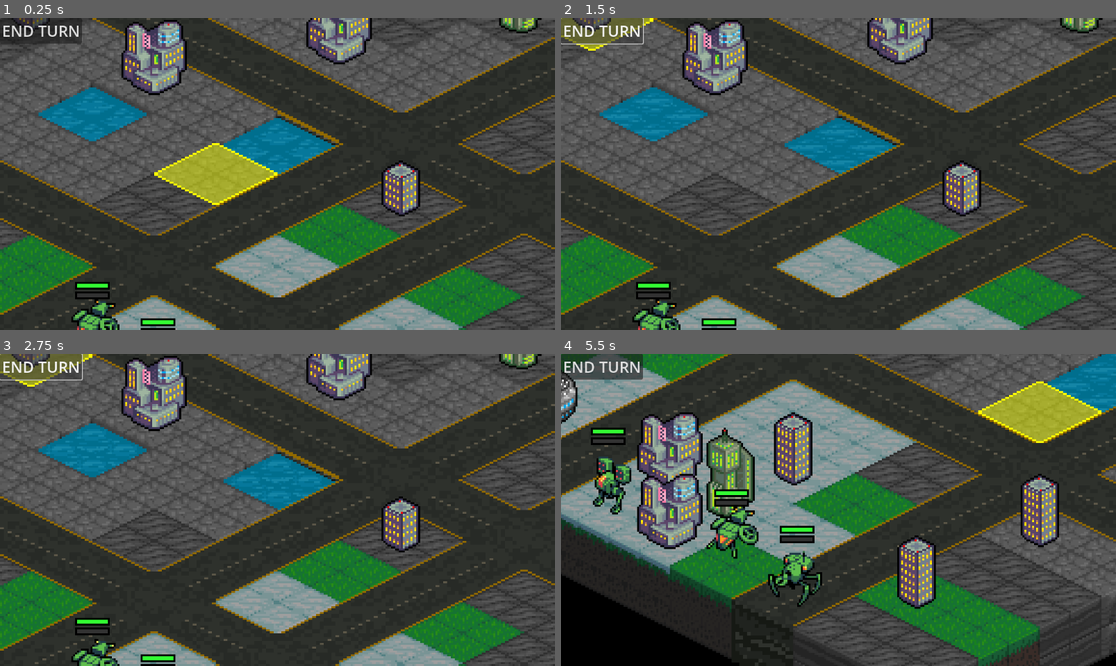
Above: before the commit, frames 1-4 (two rows, left to right).
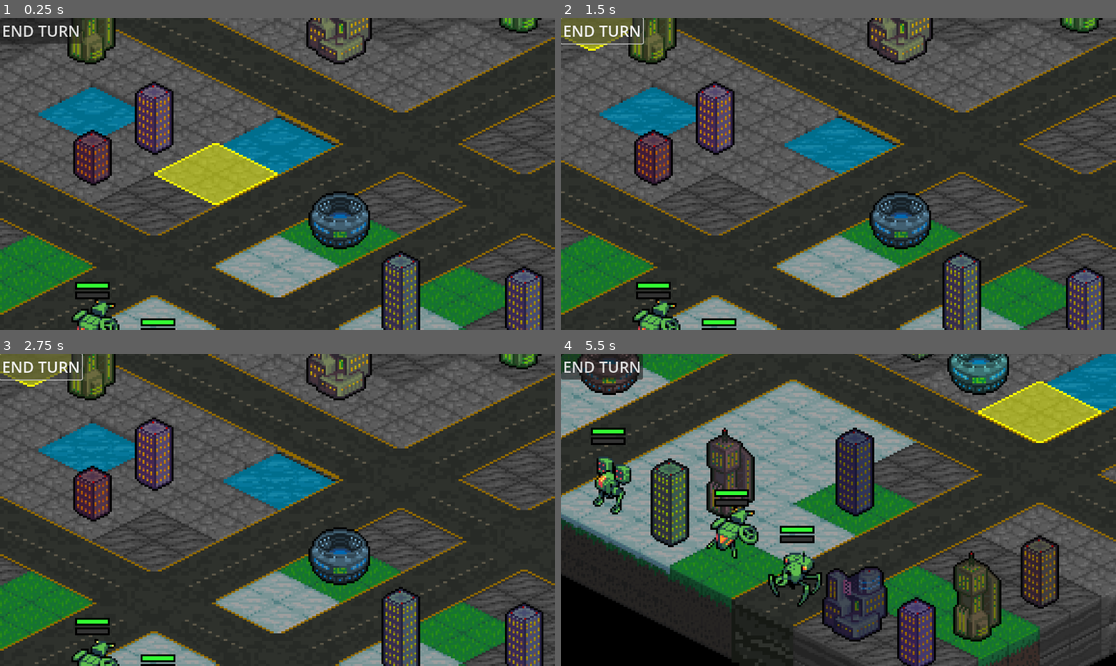
Above: after the commit, the same moments.

Repository: Tekknobot/Terrain
Game: Godot game, scene res://Scenes/Main.tscn
Same seed, same stepped clock (60 frames per second), same inputs: the game is played once before the commit and once after it.
Inputs (mouse positions are in pixels of both pictures, inside the frame that each line leads up to):
- Up to frame 1 (0.25 s): no input
- Up to frame 2 (1.5 s): click "END TURN" at 0.5 s; click "END TURN" at 1.25 s
- Up to frame 3 (2.75 s): click "END TURN" at 2 s
- Up to frame 4 (5.5 s): tap Enter at 2.75 s; move the mouse to (960, 494) at 2.77 s; tap 1 at 2.85, 4.35 s; click (960, 494) at 2.92 s; tap Space at 3.02 s; drag from (727, 525) to (716, 372) at 3.52 s; move the mouse to (894, 441) at 4.27 s; click (894, 441) at 4.42 s; drag from (810, 572) to (1016, 403) at 5.02 s

The runs differ from the first frame. In frame 1, 12% of the frame differs, in the area x 2-98%, y 0-100%; in frame 2, 12%; in frame 3, 12%; in frame 4, 20%, in the area x 0-90%, y 0-100%.
Error in both runs: Invalid access to property or key 'process_frame' on a base object of type 'null instance'. (res://Scripts/Unit.gd:75)

Commit message:
Push for day.

Diff:
--- a/Scripts/BattleGrid.gd
+++ b/Scripts/BattleGrid.gd
@@ -673,6 +673,13 @@
 		elif structure.has_variable("tile_pos"):
 			structure.tile_pos = pos
 
+		# Randomly modulate the structure's color within a mid-range.
+		# This keeps the RGB values between 0.4 and 0.8.
+		var r = randf_range(0.4, 0.8)
+		var g = randf_range(0.4, 0.8)
+		var b = randf_range(0.4, 0.8)
+		structure.modulate = Color(r, g, b, 1)
+
 		# Add the structure to the "Structures" group.
 		structure.add_to_group("Structures")
 
--- a/Scripts/TurnManager.gd
+++ b/Scripts/TurnManager.gd
@@ -46,25 +46,16 @@
 		tile + Vector2i(0, -1)
 	]
 
-func find_detour(tile: Vector2i, tilemap) -> Vector2i:
-	# Use a BFS to search for a tile that is walkable, not water, and unoccupied.
-	var frontier = [tile]
-	var visited = { tile: true }
-
-	while frontier.size() > 0:
-		var current = frontier.pop_front()
-		for neighbor in get_adjacent_tiles(current):
-			# Optionally, check boundaries if needed:
-			# if not tilemap.is_within_bounds(neighbor):
-			#     continue
-			if visited.has(neighbor):
-				continue
-			visited[neighbor] = true
-			if tilemap._is_tile_walkable(neighbor) and not tilemap.is_water_tile(neighbor) and not tilemap.is_tile_occupied(neighbor):
-				return neighbor
-			frontier.append(neighbor)
-
-	# If no suitable detour is found, return the original tile.
+func find_detour(tile: Vector2i, tilemap, target: Vector2i, movement_range: int) -> Vector2i:
+	var path = tilemap.get_weighted_path(tile, target)
+	if path.is_empty():
+		return tile
+	# Limit the search to the first 'movement_range' steps (or the path length, whichever is smaller)
+	var max_index = min(path.size() - 1, movement_range)
+	# Search backward from the furthest reachable tile toward the start.
+	for i in range(max_index, 0, -1):
+		if not tilemap.is_water_tile(path[i]):
+			return path[i]
 	return tile
 
 
@@ -94,92 +85,47 @@
 
 	while active_unit_index < active_units.size():
 		var unit = active_units[active_unit_index]
-
 		if not is_instance_valid(unit):
 			active_unit_index += 1
 			continue
 
 		if team == Team.ENEMY and not unit.is_player:
 			print("🤖 Enemy taking turn:", unit.name)
-
 			var tilemap = get_tree().get_current_scene().get_node("TileMap")
 
+			# If there's an adjacent enemy, skip movement and just attack.
 			if unit.has_method("has_adjacent_enemy") and unit.has_adjacent_enemy():
 				print("⚔️ Enemy", unit.name, "has adjacent target. Skipping movement.")
 				unit.has_moved = true
 				await _run_safe_enemy_action(unit)
 				return
 
+			# Find a target (weakest or closest).
 			var target = find_weakest_enemy(unit)
 			if not target:
 				target = find_closest_enemy(unit)
 
+			# Compute the path to the target if it exists.
 			var path = []
-			while target:
+			if target:
 				tilemap.update_astar_grid()
 				path = await unit.compute_path(unit.tile_pos, target.tile_pos)
 
-				var has_valid_step = false
-				for i in range(1, path.size()):
-					var step = path[i]
-					if tilemap._is_tile_walkable(step) and not tilemap.is_water_tile(step) and not tilemap.is_tile_occupied(step):
-						has_valid_step = true
-						break
-
-				if has_valid_step:
-					break
-				else:
-					print("❌ Target", target.name, "unreachable. Finding next.")
-					target = find_next_reachable_enemy(unit, [target])
-
-			if target and path.size() > 1:
+			# If we found a path with at least 2 tiles, move partially.
+			if path.size() > 1:
+				# partial movement: pick tile at index min(movement_range, path.size() - 1)
 				var max_steps = min(unit.movement_range, path.size() - 1)
-
-				var best_score = -INF
-				var best_candidate: Vector2i = Vector2i(-1, -1)
-
-				for i in range(1, max_steps + 1):
-					var candidate: Vector2i = path[i]
-
-					if tilemap.is_water_tile(candidate):
-						candidate = find_detour(candidate, tilemap)
-						if tilemap.is_water_tile(candidate):
-							continue
-
-					if tilemap.is_tile_occupied(candidate):
-						continue  # ❗️ Explicit check here!
-
-					tilemap.update_astar_grid()
-					var candidate_path = await unit.compute_path(unit.tile_pos, candidate)
-					if candidate_path.is_empty():
-						continue
-
-					var path_clear = true
-					for cell in candidate_path:
-						var cell_i = Vector2i(cell)
-						if cell_i == unit.tile_pos:
-							continue
-						if tilemap.is_water_tile(cell_i) or tilemap.is_tile_occupied(cell_i):
-							path_clear = false
-							break
-
-					if not path_clear:
-						continue
-
-					var score = evaluate_candidate(candidate, unit, tilemap, target)
-					if score > best_score:
-						best_score = score
-						best_candidate = candidate
-
-				if best_candidate != Vector2i(-1, -1):
-					print("🚶 Planning move to:", best_candidate, "score:", best_score)
-					unit.plan_move(best_candidate)
-				else:
-					print("⛔ No valid tile within range for", unit.name)
-
+				var move_tile = path[max_steps]
+				print("🚶 Planning move to:", move_tile, "within", unit.movement_range, "steps.")
+				unit.plan_move(move_tile)
+			else:
+				print("❌ No valid path found. Enemy won't move this turn.")
+
+			# Execute the enemy's planned actions (movement + potential attack).
 			await unit.execute_actions()
 			await get_tree().create_timer(0).timeout
 
+			# Mark this unit done and move on.
 			unit_finished_action(unit)
 			return
 
